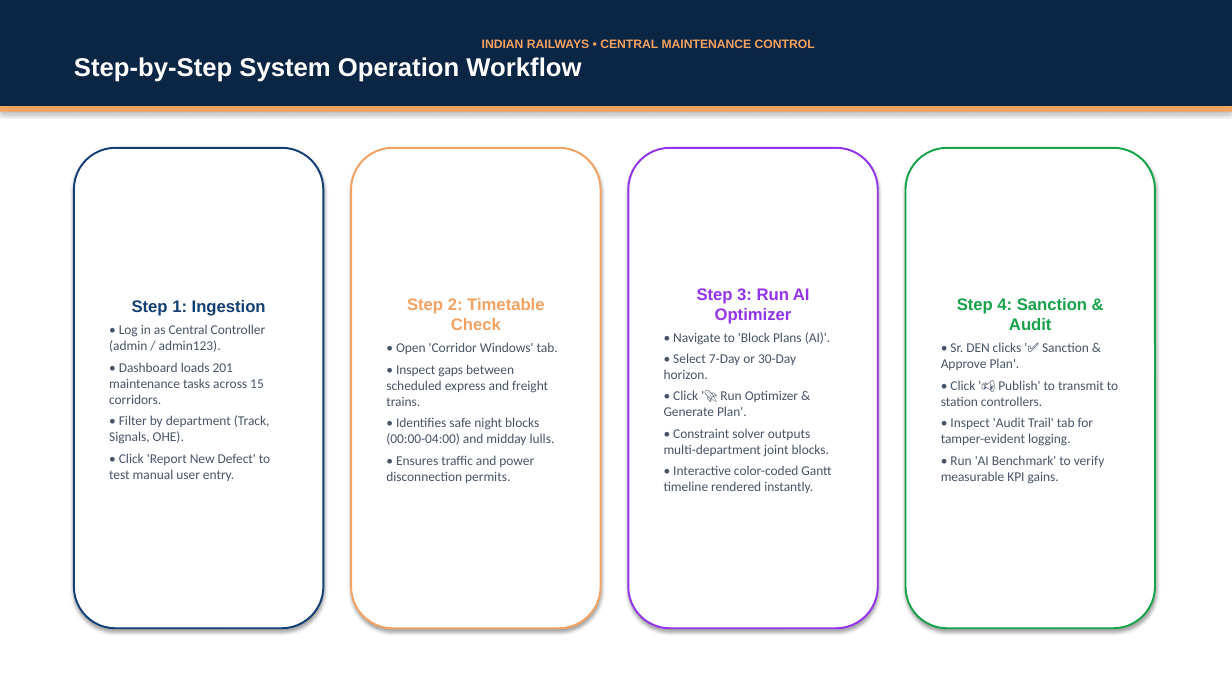
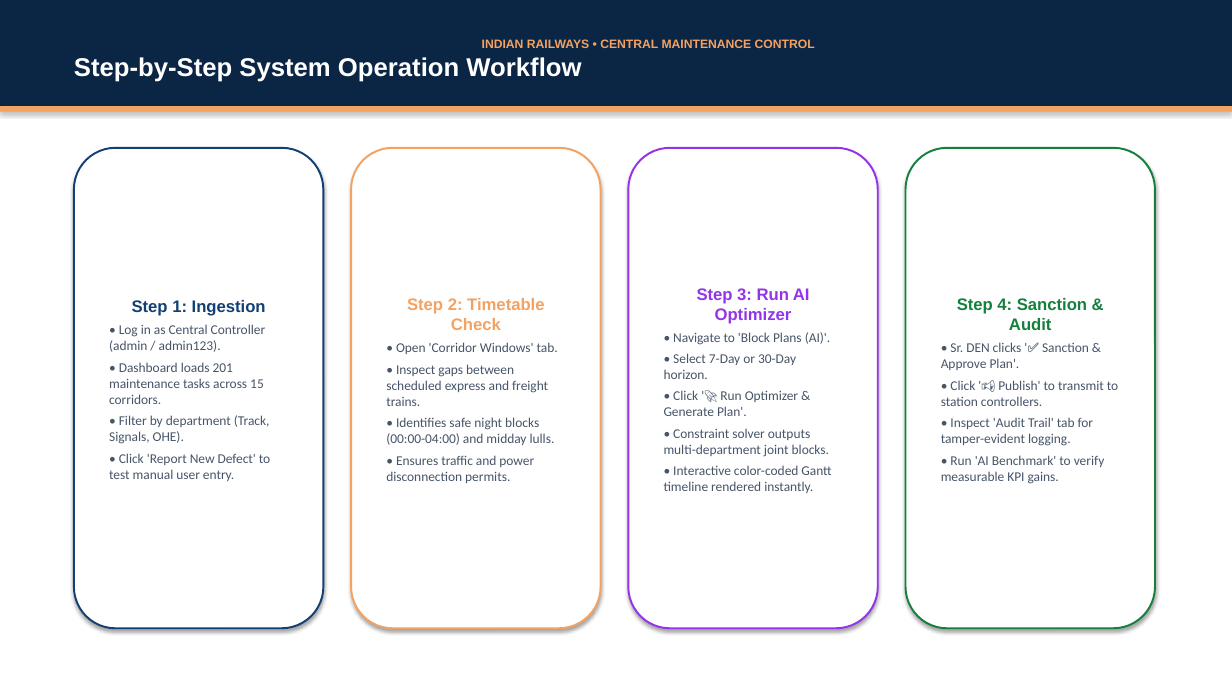
Before and after one commit to Kr1sh8/ABPS-railway, a slide deck: slide 7 of ABPS_Project_Presentation.pptx. Drawn at 1232x693 pixels with LibreOffice and Linux fonts; fonts in the diff are those of the drawing. Boxes give left, top, right and bottom in pixels: in the first picture for what was removed or moved away, otherwise in the second. Text is boxed around its words. In the diff, an @@ line names an element or a change of style, - is before the commit and + after.

Commit message:
style: replace dark links with high-contrast clickable action buttons in presentation

```diff
--- a/ABPS_Project_Presentation.pptx
+++ b/ABPS_Project_Presentation.pptx
@@ rounded rectangle "Step 4: Sanction & Audit" at [906,148,1155,628]: outline #16A34A 1.5 pt to #15803D 1.5 pt @@
@@ text in rounded rectangle at [957,298,1087,330]: text colour #16A34A to #15803D in "Step 4: Sanction & Audit" @@
```
Also in this commit, not shown: 5 other slides changed, 1 other file.
